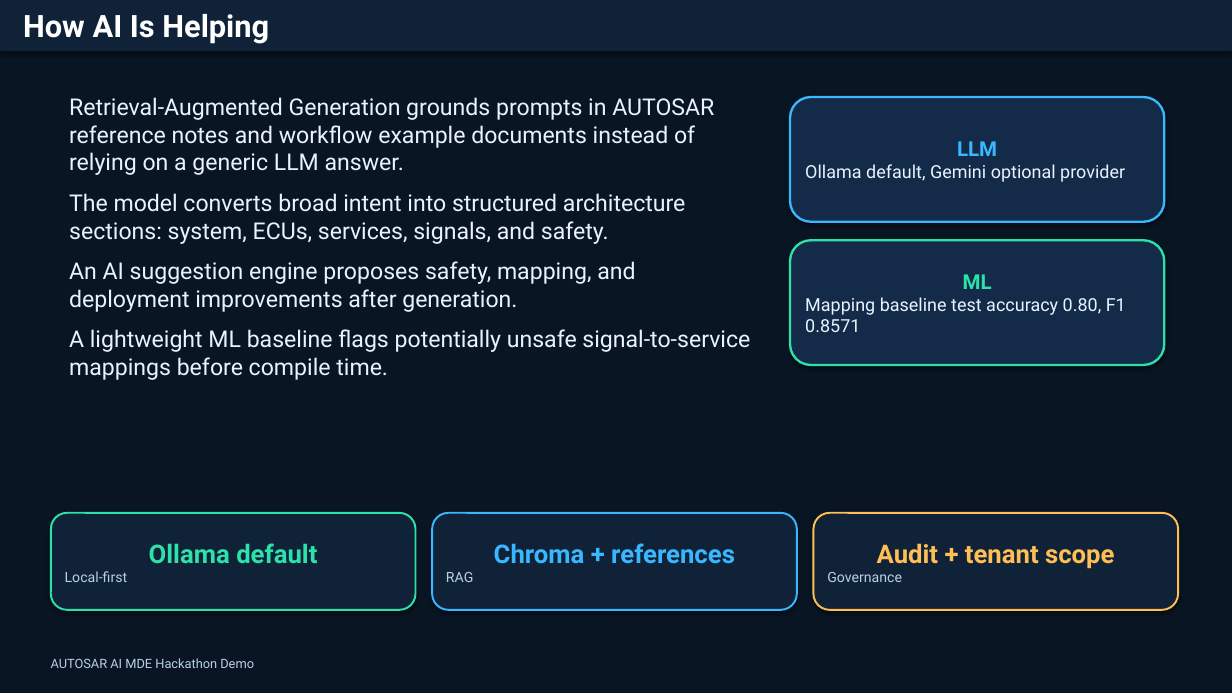
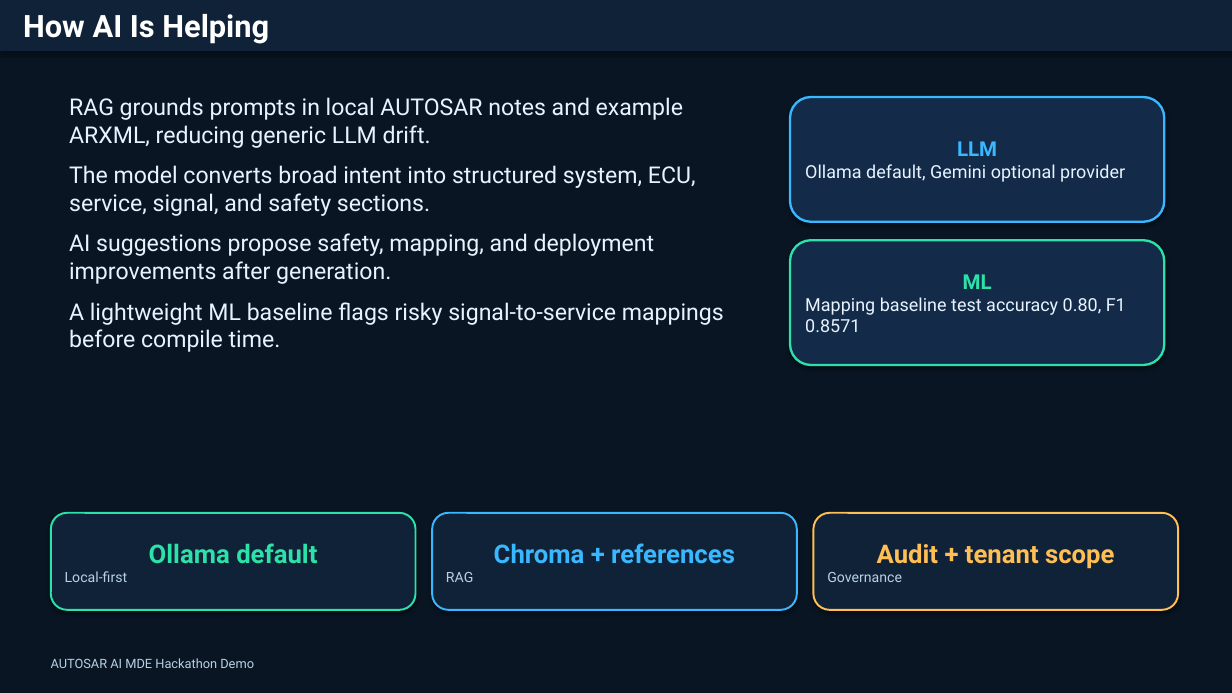
Before and after one commit to Arisfrl/autosarAI, a slide deck: slide 5 of AUTOSAR_AI_MDE_Hackathon_Demo.pptx. Drawn at 1232x693 pixels with LibreOffice and Linux fonts; fonts in the diff are those of the drawing. Boxes give left, top, right and bottom in pixels: in the first picture for what was removed or moved away, otherwise in the second. Text is boxed around its words. In the diff, an @@ line names an element or a change of style, - is before the commit and + after.

```diff
--- a/AUTOSAR_AI_MDE_Hackathon_Demo.pptx
+++ b/AUTOSAR_AI_MDE_Hackathon_Demo.pptx
@@ text at <box>69,97,724,352</box>: text changed @@
-Retrieval-Augmented Generation grounds prompts in AUTOSAR reference notes and workflow example documents instead of relying on a generic LLM answer.
-The model converts broad intent into structured architecture sections: system, ECUs, services, signals, and safety.
-An AI suggestion engine proposes safety, mapping, and deployment improvements after generation.
-A lightweight ML baseline flags potentially unsafe signal-to-service mappings before compile time.
+RAG grounds prompts in local AUTOSAR notes and example ARXML, reducing generic LLM drift.
+The model converts broad intent into structured system, ECU, service, signal, and safety sections.
+AI suggestions propose safety, mapping, and deployment improvements after generation.
+A lightweight ML baseline flags risky signal-to-service mappings before compile time.
```
Also in this commit, not shown: 3 other slides changed, 2 slides added, 8 other files.
